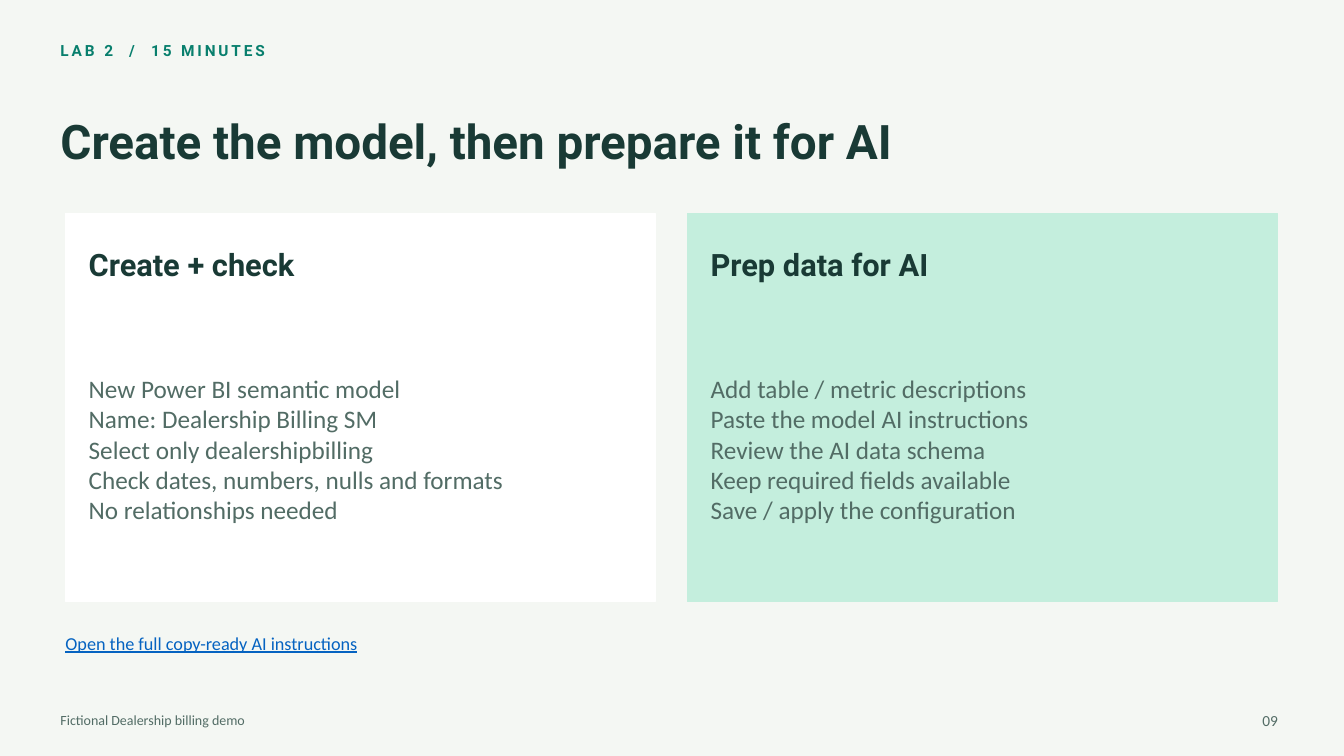
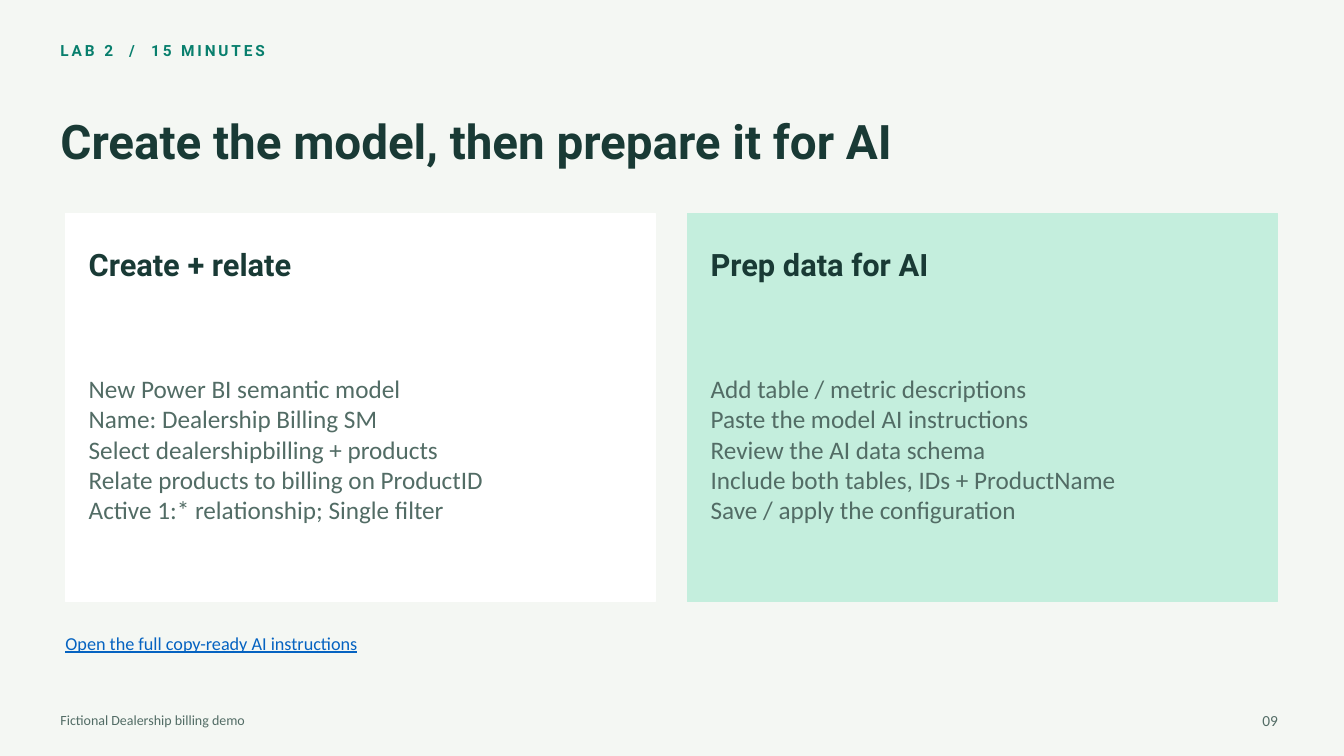
Before and after one commit to krepko7/FabricDataAgents1, a slide deck: slide 9 of workshop-express/Workshop-Express.pptx. Drawn at 1344x756 pixels with LibreOffice and Linux fonts; fonts in the diff are those of the drawing. Boxes give left, top, right and bottom in pixels: in the first picture for what was removed or moved away, otherwise in the second. Text is boxed around its words. In the diff, an @@ line names an element or a change of style, - is before the commit and + after.

```diff
--- a/workshop-express/Workshop-Express.pptx
+++ b/workshop-express/Workshop-Express.pptx
@@ text at box(89, 253, 291, 277): text changed @@
-Create + check
+Create + relate
@@ text at box(89, 441, 483, 524): text changed @@
-Select only dealershipbilling
-Check dates, numbers, nulls and formats
-No relationships needed
+Select dealershipbilling + products
+Relate products to billing on ProductID
+Active 1:* relationship; Single filter
@@ text at box(711, 471, 1115, 492): text changed @@
-Keep required fields available
+Include both tables, IDs + ProductName
```
Also in this commit, not shown: 7 other slides changed, 1 slide added, 1 slide removed, 7 other files.
